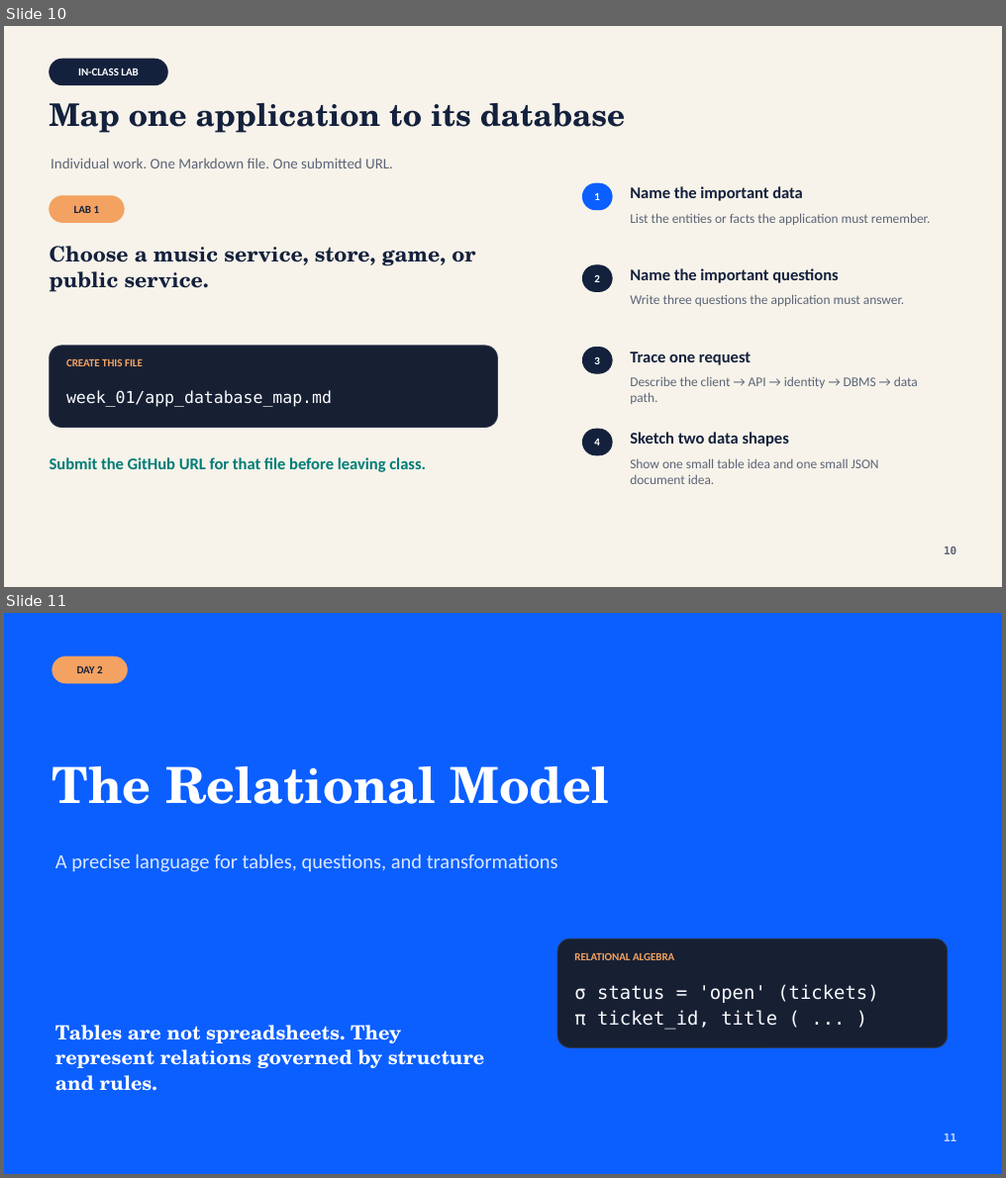
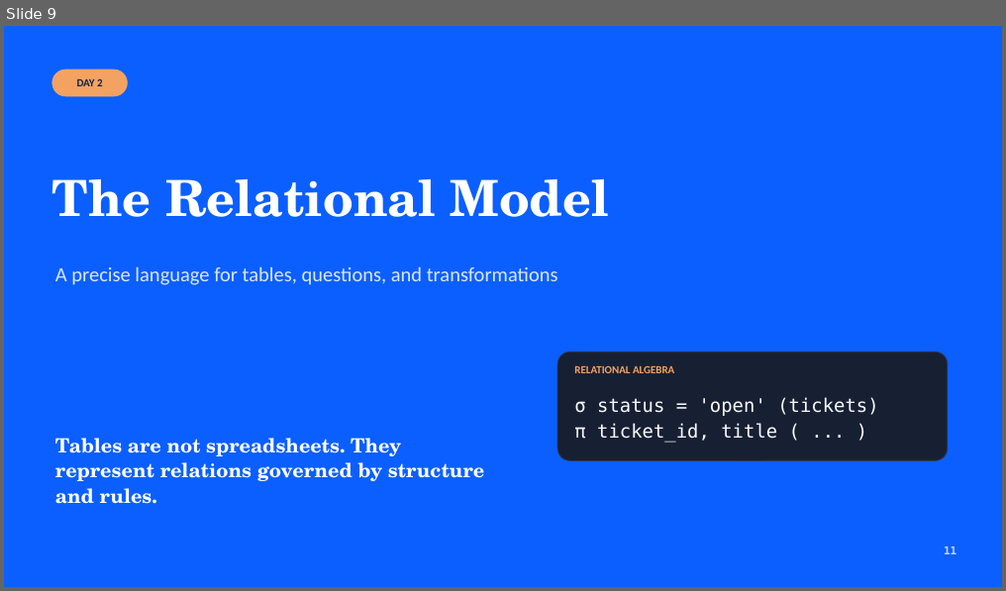
Before and after one commit to lolusername/CST4714_DB_admin, a slide deck: week_01/week_01_responsibility_relational_thinking.pptx. Shown one above the other, each under a label of ours: slides 10 and 11 before the commit, slide 9 after it. The pictures are 1006x1178 and 1006x591 pixels, drawn with LibreOffice and Linux fonts; fonts in the diff are those of the drawing. Boxes give left, top, right and bottom in pixels: in the first picture for what was removed or moved away, otherwise in the second. Text is boxed around its words. In the diff, an @@ line names an element or a change of style, - is before the commit and + after.

Commit message:
Remove Week 1 lab artifacts from class materials

```diff
--- a/week_01/week_01_responsibility_relational_thinking.pptx
+++ b/week_01/week_01_responsibility_relational_thinking.pptx
@@ slide 10 removed at bbox=[4, 26, 1002, 587], background #F7F3EA @@
@@ rounded rectangle removed at bbox=[49, 59, 167, 85] @@
-IN-CLASS LAB
@@ text removed at bbox=[50, 103, 625, 133] @@
-Map one application to its database
@@ text removed at bbox=[51, 158, 393, 169] @@
-Individual work. One Markdown file. One submitted URL.
@@ rounded rectangle removed at bbox=[49, 196, 124, 222] @@
-LAB 1
@@ rounded rectangle removed at bbox=[583, 183, 613, 209] @@
-1
@@ text removed at bbox=[630, 186, 803, 201] @@
-Name the important data
@@ text removed at bbox=[630, 213, 931, 225] @@
-List the entities or facts the application must remember.
@@ text removed at bbox=[50, 246, 475, 292] @@
-Choose a music service, store, game, or public service.
@@ rounded rectangle removed at bbox=[583, 266, 613, 291] @@
-2
@@ text removed at bbox=[630, 269, 838, 283] @@
-Name the important questions
@@ text removed at bbox=[630, 294, 904, 306] @@
-Write three questions the application must answer.
@@ rounded rectangle removed at bbox=[49, 346, 497, 427] @@
@@ rounded rectangle removed at bbox=[583, 347, 613, 373] @@
-3
@@ text removed at bbox=[630, 352, 750, 366] @@
-Trace one request
@@ text removed at bbox=[66, 360, 143, 367] @@
-CREATE THIS FILE
@@ text removed at bbox=[630, 376, 918, 404] @@
-Describe the client → API → identity → DBMS → data path.
@@ text removed at bbox=[66, 390, 332, 407] @@
-week_01/app_database_map.md
@@ rounded rectangle removed at bbox=[583, 430, 613, 456] @@
-4
@@ text removed at bbox=[630, 432, 789, 447] @@
-Sketch two data shapes
@@ text removed at bbox=[50, 458, 426, 472] @@
-Submit the GitHub URL for that file before leaving class.
@@ text removed at bbox=[630, 459, 879, 484] @@
-Show one small table idea and one small JSON document idea.
@@ text removed at bbox=[944, 547, 956, 555] @@
-10
@@ what was slide 11 is now slide 9 @@
```
Also in this commit, not shown: 2 other slides removed, 5 other files.
